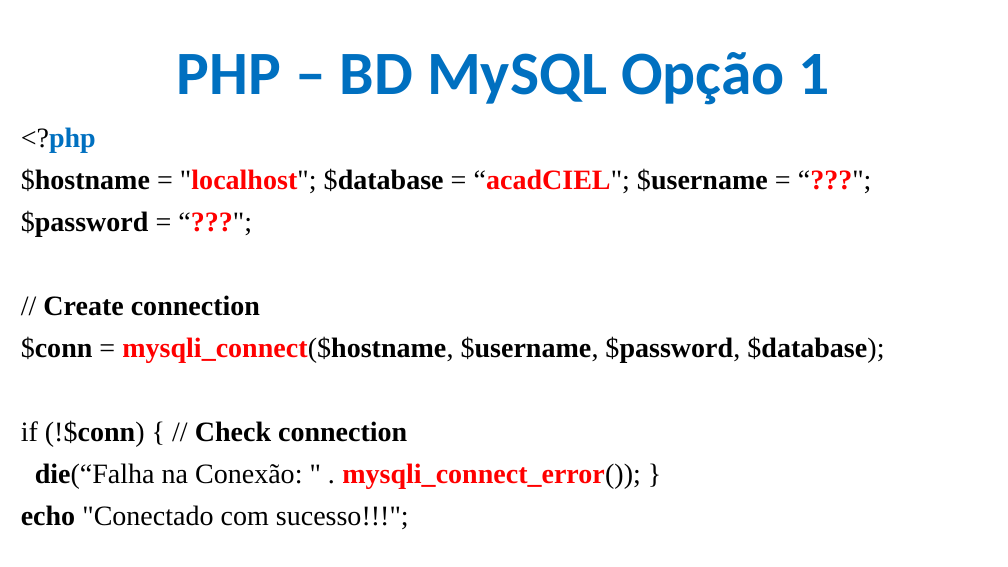
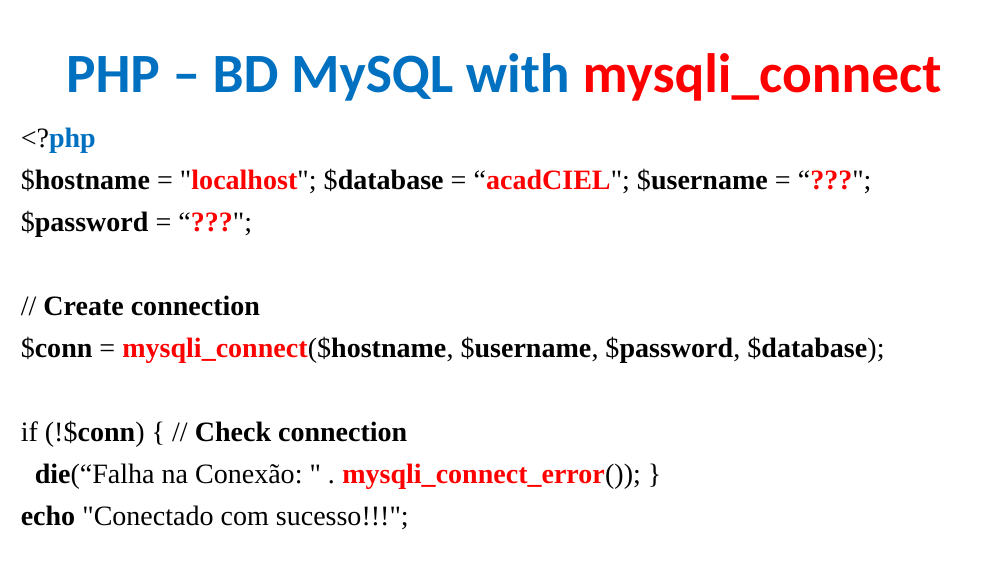
Before and after one commit to CloudEducationBrazil/WydenDesenvolvimentoWebPHP, a slide deck: slide 57 of 01 Classes/Aula 12 e 13 Desenvolvimento Web PHP - PHP.pptx. Drawn at 1008x567 pixels with LibreOffice and Linux fonts; fonts in the diff are those of the drawing; background and template pictures are left out. Boxes give left, top, right and bottom in pixels: in the first picture for what was removed or moved away, otherwise in the second. Text is boxed around its words. In the diff, an @@ line names an element or a change of style, - is before the commit and + after.

```diff
--- a/01 Classes/Aula 12 e 13 Desenvolvimento Web PHP - PHP.pptx
+++ b/01 Classes/Aula 12 e 13 Desenvolvimento Web PHP - PHP.pptx
@@ title at (x1=66, y1=53, x2=942, y2=101): text changed; size 44 to 39.6 pt @@
-PHP – BD MySQL Opção 1
+PHP – BD MySQL with mysqli_connect
```
Also in this commit, not shown: 6 other slides changed, 3 slides added.
